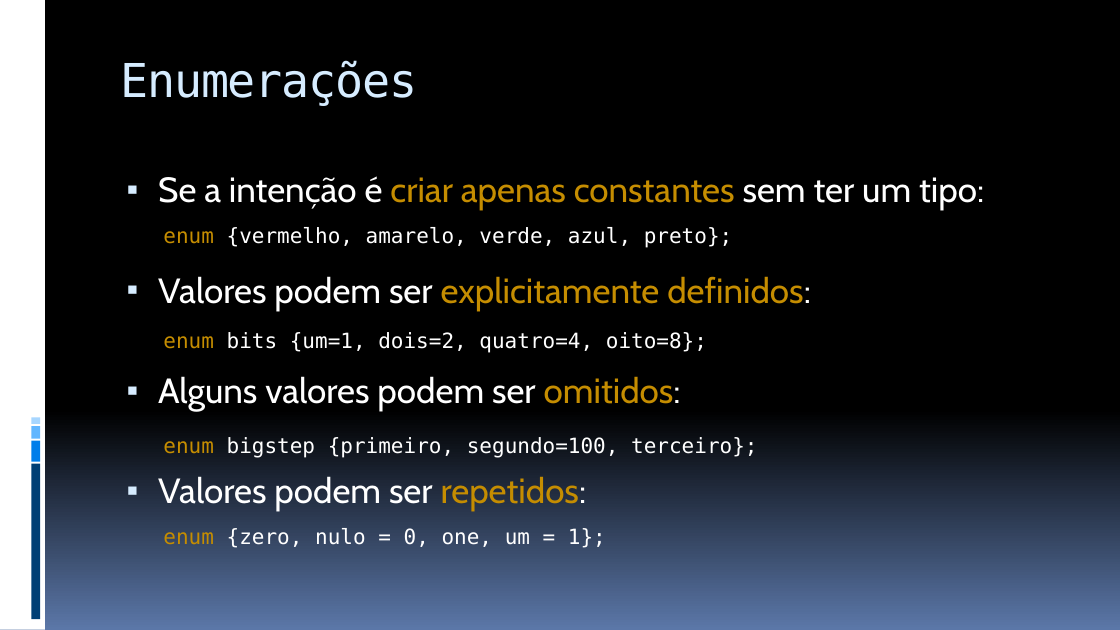
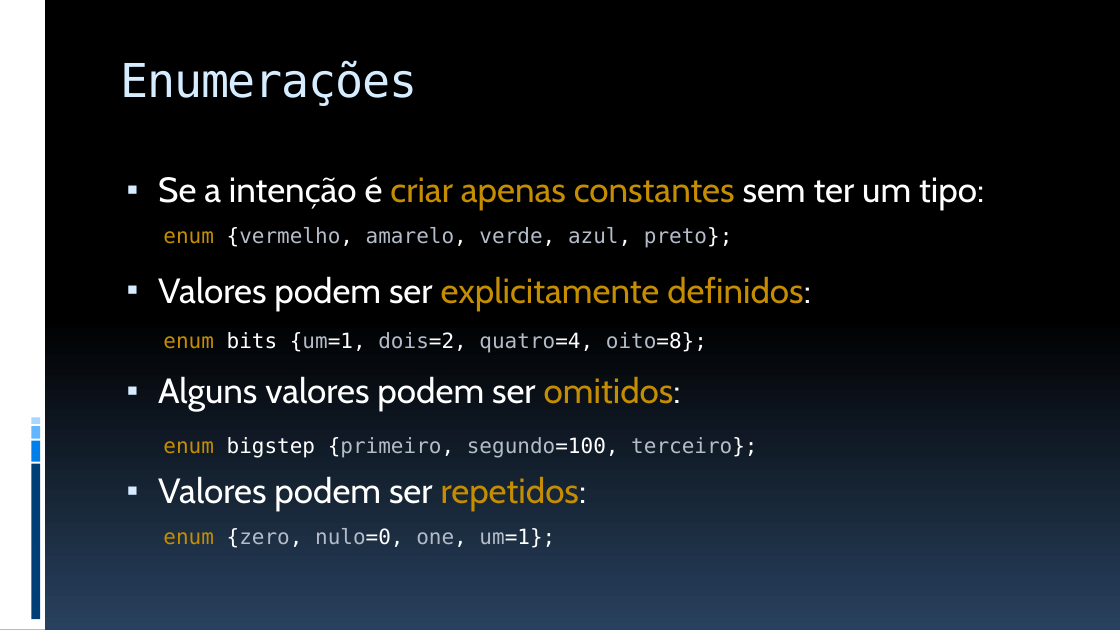
Before and after one commit to JudsonSS/ProgComp, a slide deck: slide 19 of Slides/13. Uniões e Enumerações.pptx (slide 17 before the commit). Drawn at 1120x630 pixels with LibreOffice and Linux fonts; fonts in the diff are those of the drawing. Boxes give left, top, right and bottom in pixels: in the first picture for what was removed or moved away, otherwise in the second. Text is boxed around its words. In the diff, an @@ line names an element or a change of style, - is before the commit and + after.

```diff
--- a/Slides/13. Uniões e Enumerações.pptx
+++ b/Slides/13. Uniões e Enumerações.pptx
@@ background gradient #000000 to #5B77A8 to gradient #000000 to #28415E @@
@@ text "enum {vermelho, amarelo, verde, azul, ..." at (x1=163, y1=227, x2=733, y2=248): text colour #FFFFFF to #B4BCCA in "{vermelho, amarelo, verde, azul, preto};" @@
@@ text "enum bits {um=1, dois=2, quatro=4, ..." at (x1=163, y1=332, x2=707, y2=353): text colour #FFFFFF to #B4BCCA in "{um=1, dois=2, quatro=4, oito=8};" @@
@@ text "enum bigstep {primeiro, segundo=100, terceiro};" at (x1=163, y1=437, x2=757, y2=458): text colour #FFFFFF to #B4BCCA in "{primeiro, segundo=100, terceiro};" @@
@@ text at (x1=163, y1=528, x2=555, y2=548): text changed; text colour #FFFFFF to #B4BCCA @@
-enum {zero, nulo = 0, one, um = 1};
+enum {zero, nulo=0, one, um=1};
```
Also in this commit, not shown: 23 other slides changed, 2 slides added, 5 other files.
